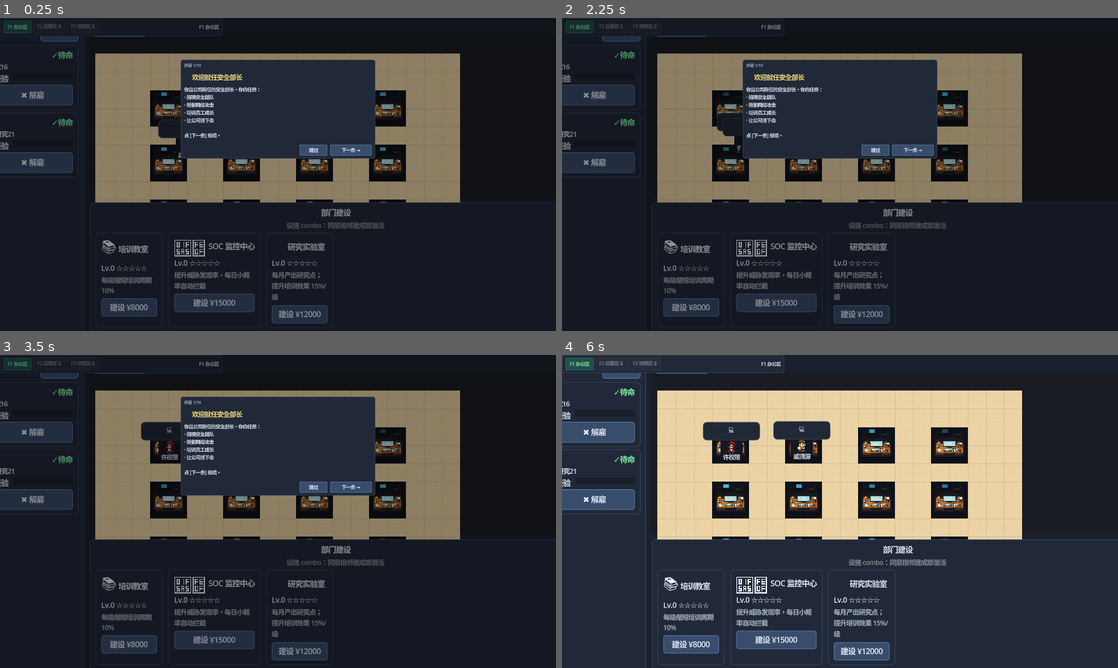
Above: before the commit, frames 1-4 (two rows, left to right).
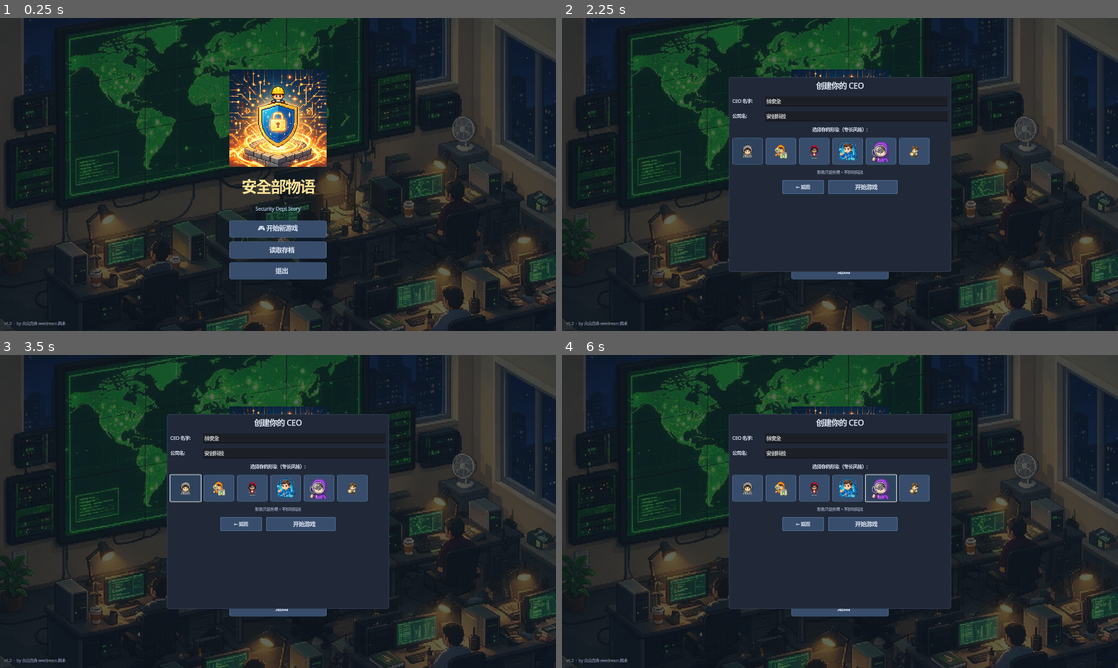
Above: after the commit, the same moments.

Repository: ShokouP/Game-network-safety-monogatari
Game: Godot game, scene res://scenes/main_menu.tscn
Same seed, same stepped clock (60 frames per second), same inputs: the game is played once before the commit and once after it. Before the commit the project starts from res://scenes/main.tscn.
Inputs (mouse positions are in pixels of both pictures, inside the frame that each line leads up to):
- Up to frame 1 (0.25 s): no input
- Up to frame 2 (2.25 s): click (840, 249) at 0.5 s, where only the run after the commit has a clickable "📂 读取存档"; click (840, 249) at 1.25 s, where only the run after the commit has a clickable "← 返回"; click (840, 227) at 2 s, where only the run after the commit has a clickable "🎮 开始新游戏"
- Up to frame 3 (3.5 s): click (183, 489) at 2.77 s
- Up to frame 4 (6 s): click (778, 489) at 3.52 s; click (812, 489) at 4.27 s; click (845, 489) at 5.02 s; click (878, 489) at 5.77 s

The runs differ from the first frame. In frame 1, 55% of the frame differs, in the area x 0-100%, y 0-100%; in frame 2, 49%; in frame 3, 49%; in frame 4, 61%.

Commit message:
feat: 开始页 + CEO 自定义 + 头像透明化
- 新场景 main_menu.tscn：logo + 新游戏/读取存档/退出三按钮，菜单背景图
- CEO 创建面板：自定义名字/公司名/6 种形象（透明头像）
- 存档选择面板：3 槽 + 自动槽，显示日期/资金/声誉/员工数
- GameState 增加 ceo_name/ceo_avatar_id/company_name 字段并序列化
- 主场景 TopBar 显示 CEO 名 + 公司名
- 头像透明化：remove_black_border.py 用 flood fill 从边缘识别背景色并转透明
- 所有头像引用改为 _transparent.png（保留人物内部深色）

Diff:
--- a/project.godot
+++ b/project.godot
@@ -12,7 +12,7 @@
 
 config/name="安全部物语 SecurityDeptStory"
 config/description="企业安全部门模拟经营游戏 - 开罗风格"
-run/main_scene="res://scenes/main.tscn"
+run/main_scene="res://scenes/main_menu.tscn"
 config/features=PackedStringArray("4.3", "Forward Plus")
 config/icon="res://icon.svg"
 
--- a/scenes/main.tscn
+++ b/scenes/main.tscn
@@ -52,6 +52,13 @@
 texture_filter = 1
 expand_mode = 1
 stretch_mode = 5
+
+[node name="CEOLabel" type="Label" parent="RootMargin/RootVBox/TopBar/TopHBox"]
+unique_name_in_owner = true
+layout_mode = 2
+theme_override_colors/font_color = Color(1, 0.9, 0.6, 1)
+text = "👔 安全部长 @ 安创科技"
+vertical_alignment = 1
 
 [node name="FundsLabel" type="Label" parent="RootMargin/RootVBox/TopBar/TopHBox"]
 unique_name_in_owner = true
--- /dev/null
+++ b/scenes/main_menu.tscn
@@ -0,0 +1,237 @@
+[gd_scene load_steps=2 format=3 uid="uid://main_menu"]
+
+[ext_resource type="Script" path="res://scripts/main_menu.gd" id="1"]
+
+[node name="MainMenu" type="Control"]
+layout_mode = 3
+anchors_preset = 15
+anchor_right = 1.0
+anchor_bottom = 1.0
+grow_horizontal = 2
+grow_vertical = 2
+script = ExtResource("1")
+
+[node name="BgRect" type="TextureRect" parent="."]
+unique_name_in_owner = true
+layout_mode = 1
+anchors_preset = 15
+anchor_right = 1.0
+anchor_bottom = 1.0
+expand_mode = 1
+stretch_mode = 6
+
+[node name="BgTint" type="ColorRect" parent="."]
+layout_mode = 1
+anchors_preset = 15
+anchor_right = 1.0
+anchor_bottom = 1.0
+color = Color(0.05, 0.08, 0.12, 0.65)
+
+[node name="Center" type="CenterContainer" parent="."]
+layout_mode = 1
+anchors_preset = 15
+anchor_right = 1.0
+anchor_bottom = 1.0
+
+[node name="MainVBox" type="VBoxContainer" parent="Center"]
+layout_mode = 2
+theme_override_constants/separation = 24
+
+[node name="LogoRect" type="TextureRect" parent="Center/MainVBox"]
+unique_name_in_owner = true
+custom_minimum_size = Vector2(280, 280)
+layout_mode = 2
+size_flags_horizontal = 4
+expand_mode = 1
+stretch_mode = 5
+
+[node name="TitleLabel" type="Label" parent="Center/MainVBox"]
+layout_mode = 2
+theme_override_font_sizes/font_size = 42
+theme_override_colors/font_color = Color(1, 0.9, 0.6, 1)
+text = "安全部物语"
+horizontal_alignment = 1
+
+[node name="SubtitleLabel" type="Label" parent="Center/MainVBox"]
+layout_mode = 2
+theme_override_font_sizes/font_size = 14
+theme_override_colors/font_color = Color(0.7, 0.8, 0.9, 1)
+text = "Security Dept Story"
+horizontal_alignment = 1
+
+[node name="BtnVBox" type="VBoxContainer" parent="Center/MainVBox"]
+layout_mode = 2
+theme_override_constants/separation = 12
+
+[node name="NewGameButton" type="Button" parent="Center/MainVBox/BtnVBox"]
+unique_name_in_owner = true
+custom_minimum_size = Vector2(280, 48)
+layout_mode = 2
+theme_override_font_sizes/font_size = 18
+text = "🎮 开始新游戏"
+
+[node name="LoadGameButton" type="Button" parent="Center/MainVBox/BtnVBox"]
+unique_name_in_owner = true
+custom_minimum_size = Vector2(280, 48)
+layout_mode = 2
+theme_override_font_sizes/font_size = 18
+text = "📂 读取存档"
+
+[node name="QuitButton" type="Button" parent="Center/MainVBox/BtnVBox"]
+unique_name_in_owner = true
+custom_minimum_size = Vector2(280, 48)
+layout_mode = 2
+theme_override_font_sizes/font_size = 18
+text = "🚪 退出"
+
+[node name="VersionLabel" type="Label" parent="."]
+unique_name_in_owner = true
+layout_mode = 1
+anchors_preset = 2
+anchor_top = 1.0
+anchor_bottom = 1.0
+offset_left = 12.0
+offset_top = -30.0
+offset_bottom = -8.0
+grow_vertical = 0
+theme_override_font_sizes/font_size = 11
+theme_override_colors/font_color = Color(0.5, 0.55, 0.65, 1)
+text = "v1.2  ·  by 火山方舟 seedream 美术"
+
+[node name="CEOCreatePanel" type="PanelContainer" parent="."]
+unique_name_in_owner = true
+visible = false
+layout_mode = 1
+anchors_preset = 8
+anchor_left = 0.5
+anchor_top = 0.5
+anchor_right = 0.5
+anchor_bottom = 0.5
+offset_left = -320.0
+offset_top = -280.0
+offset_right = 320.0
+offset_bottom = 280.0
+grow_horizontal = 2
+grow_vertical = 2
+
+[node name="CEOVBox" type="VBoxContainer" parent="CEOCreatePanel"]
+layout_mode = 2
+theme_override_constants/separation = 14
+
+[node name="CEOTitle" type="Label" parent="CEOCreatePanel/CEOVBox"]
+layout_mode = 2
+theme_override_font_sizes/font_size = 22
+text = "创建你的 CEO"
+horizontal_alignment = 1
+
+[node name="NameRow" type="HBoxContainer" parent="CEOCreatePanel/CEOVBox"]
+layout_mode = 2
+
+[node name="NameLabel" type="Label" parent="CEOCreatePanel/CEOVBox/NameRow"]
+custom_minimum_size = Vector2(90, 0)
+layout_mode = 2
+text = "CEO 名字:"
+vertical_alignment = 1
+
+[node name="CEONameInput" type="LineEdit" parent="CEOCreatePanel/CEOVBox/NameRow"]
+unique_name_in_owner = true
+layout_mode = 2
+size_flags_horizontal = 3
+placeholder_text = "例如：林安全"
+text = "林安全"
+
+[node name="CompanyRow" type="HBoxContainer" parent="CEOCreatePanel/CEOVBox"]
+layout_mode = 2
+
+[node name="CompanyLabel" type="Label" parent="CEOCreatePanel/CEOVBox/CompanyRow"]
+custom_minimum_size = Vector2(90, 0)
+layout_mode = 2
+text = "公司名:"
+vertical_alignment = 1
+
+[node name="CompanyNameInput" type="LineEdit" parent="CEOCreatePanel/CEOVBox/CompanyRow"]
+unique_name_in_owner = true
+layout_mode = 2
+size_flags_horizontal = 3
+placeholder_text = "例如：安创科技"
+text = "安创科技"
+
+[node name="AvatarLabel" type="Label" parent="CEOCreatePanel/CEOVBox"]
+layout_mode = 2
+text = "选择你的形象（专长风格）:"
+horizontal_alignment = 1
+
+[node name="AvatarGrid" type="GridContainer" parent="CEOCreatePanel/CEOVBox"]
+unique_name_in_owner = true
+layout_mode = 2
+columns = 6
+theme_override_constants/h_separation = 8
+theme_override_constants/v_separation = 8
+
+[node name="AvatarHint" type="Label" parent="CEOCreatePanel/CEOVBox"]
+layout_mode = 2
+theme_override_font_sizes/font_size = 11
+theme_override_colors/font_color = Color(0.6, 0.65, 0.75, 1)
+text = "形象只是外观，不影响玩法"
+horizontal_alignment = 1
+
+[node name="BtnRow" type="HBoxContainer" parent="CEOCreatePanel/CEOVBox"]
+layout_mode = 2
+theme_override_constants/separation = 12
+alignment = 1
+
+[node name="BackButton" type="Button" parent="CEOCreatePanel/CEOVBox/BtnRow"]
+unique_name_in_owner = true
+custom_minimum_size = Vector2(120, 40)
+layout_mode = 2
+text = "← 返回"
+
+[node name="StartButton" type="Button" parent="CEOCreatePanel/CEOVBox/BtnRow"]
+unique_name_in_owner = true
+custom_minimum_size = Vector2(200, 40)
+layout_mode = 2
+theme_override_font_sizes/font_size = 16
+text = "🚀 开始游戏"
+
+[node name="SaveListPanel" type="PanelContainer" parent="."]
+unique_name_in_owner = true
+visible = false
+layout_mode = 1
+anchors_preset = 8
+anchor_left = 0.5
+anchor_top = 0.5
+anchor_right = 0.5
+anchor_bottom = 0.5
+offset_left = -340.0
+offset_top = -240.0
+offset_right = 340.0
+offset_bottom = 240.0
+grow_horizontal = 2
+grow_vertical = 2
+
+[node name="SaveVBox" type="VBoxContainer" parent="SaveListPanel"]
+layout_mode = 2
+theme_override_constants/separation = 10
+
+[node name="SaveTitle" type="Label" parent="SaveListPanel/SaveVBox"]
+layout_mode = 2
+theme_override_font_sizes/font_size = 22
+text = "选择存档"
+horizontal_alignment = 1
+
+[node name="SaveScroll" type="ScrollContainer" parent="SaveListPanel/SaveVBox"]
+layout_mode = 2
+size_flags_vertical = 3
+
+[node name="SaveList" type="VBoxContainer" parent="SaveListPanel/SaveVBox/SaveScroll"]
+unique_name_in_owner = true
+layout_mode = 2
+size_flags_horizontal = 3
+theme_override_constants/separation = 6
+
+[node name="SaveBackButton" type="Button" parent="SaveListPanel/SaveVBox"]
+unique_name_in_owner = true
+custom_minimum_size = Vector2(120, 36)
+layout_mode = 2
+size_flags_horizontal = 4
+text = "← 返回"
--- a/scripts/core/game_state.gd
+++ b/scripts/core/game_state.gd
@@ -46,6 +46,11 @@
 # 破产保护状态
 var bankrupt_months_count: int = 0   # 连续低资金月数
 var has_used_emergency_loan: bool = false  # 是否已用过紧急贷款
+
+# CEO（玩家角色）
+var ceo_name: String = "安全部长"
+var ceo_avatar_id: int = 0  # 0-5 对应 6 个专长头像
+var company_name: String = "安创科技"
 
 var rng := RandomNumberGenerator.new()
 
@@ -290,6 +295,9 @@
 		"difficulty_modifier": difficulty_modifier,
 		"bankrupt_months_count": bankrupt_months_count,
 		"has_used_emergency_loan": has_used_emergency_loan,
+		"ceo_name": ceo_name,
+		"ceo_avatar_id": ceo_avatar_id,
+		"company_name": company_name,
 		"departments": departments.values().map(func(d): return d.to_dict()),
 	}
 
@@ -306,6 +314,9 @@
 	difficulty_modifier = d.get("difficulty_modifier", 1.0)
 	bankrupt_months_count = d.get("bankrupt_months_count", 0)
 	has_used_emergency_loan = d.get("has_used_emergency_loan", false)
+	ceo_name = d.get("ceo_name", "安全部长")
+	ceo_avatar_id = d.get("ceo_avatar_id", 0)
+	company_name = d.get("company_name", "安创科技")
 	departments.clear()
 	for dd in d.get("departments", []):
 		var dept := Department.from_dict(dd)
--- a/scripts/employee_row.gd
+++ b/scripts/employee_row.gd
@@ -34,7 +34,7 @@
 	return "general"
 
 func _refresh() -> void:
-	var tex_path := "res://assets/sprites/employees/%s_64.png" % _specialty_key()
+	var tex_path := "res://assets/sprites/employees/%s_64_transparent.png" % _specialty_key()
 	if ResourceLoader.exists(tex_path):
 		avatar_rect.texture = load(tex_path)
 	avatar_rect.modulate = emp.get_appearance_modulate()
--- a/scripts/main.gd
+++ b/scripts/main.gd
@@ -34,6 +34,7 @@
 @onready var budget_dialog: AcceptDialog = %BudgetDialog
 @onready var budget_vbox: VBoxContainer = %BudgetVBox
 @onready var tutorial_overlay: CanvasLayer = %TutorialOverlay
+@onready var ceo_label: Label = %CEOLabel
 @onready var save_slot_dialog: AcceptDialog = %SaveSlotDialog
 @onready var save_slot_list: VBoxContainer = %SaveSlotList
 @onready var choice_dialog: AcceptDialog = %ChoiceDialog
@@ -82,6 +83,9 @@
 	var logo_rect := get_node_or_null("RootMargin/RootVBox/TopBar/TopHBox/LogoRect")
 	if logo_rect and ResourceLoader.exists("res://assets/illustrations/game_logo.jpg"):
 		logo_rect.texture = load("res://assets/illustrations/game_logo.jpg")
+	# CEO 名 + 公司名
+	if ceo_label:
+		ceo_label.text = "👔 %s @ %s" % [GameState.ceo_name, GameState.company_name]
 
 	# 开局赠 2 名员工（如果无存档）
 	if EmployeeRoster.employees.is_empty():
@@ -263,7 +267,7 @@
 	avatar.texture_filter = CanvasItem.TEXTURE_FILTER_NEAREST
 	avatar.expand_mode = TextureRect.EXPAND_FIT_WIDTH_PROPORTIONAL
 	avatar.stretch_mode = TextureRect.STRETCH_KEEP_ASPECT_CENTERED
-	var tex_path := "res://assets/sprites/employees/%s_64.png" % _specialty_key_of(emp)
+	var tex_path := "res://assets/sprites/employees/%s_64_transparent.png" % _specialty_key_of(emp)
 	if ResourceLoader.exists(tex_path):
 		avatar.texture = load(tex_path)
 	head.add_child(avatar)
@@ -407,7 +411,7 @@
 		avatar.texture_filter = CanvasItem.TEXTURE_FILTER_NEAREST
 		avatar.expand_mode = TextureRect.EXPAND_FIT_WIDTH_PROPORTIONAL
 		avatar.stretch_mode = TextureRect.STRETCH_KEEP_ASPECT_CENTERED
-		var tex_path := "res://assets/sprites/employees/%s_64.png" % _specialty_key_of(emp)
+		var tex_path := "res://assets/sprites/employees/%s_64_transparent.png" % _specialty_key_of(emp)
 		if ResourceLoader.exists(tex_path):
 			avatar.texture = load(tex_path)
 		avatar.modulate = emp.get_appearance_modulate()
--- /dev/null
+++ b/scripts/main_menu.gd
@@ -0,0 +1,138 @@
+extends Control
+## 开始页主菜单：logo + 3 按钮（新游戏/读取存档/退出）
+
+@onready var new_game_btn: Button = %NewGameButton
+@onready var load_game_btn: Button = %LoadGameButton
+@onready var quit_btn: Button = %QuitButton
+@onready var logo_rect: TextureRect = %LogoRect
+@onready var bg_rect: TextureRect = %BgRect
+@onready var version_label: Label = %VersionLabel
+
+# CEO 创建子面板
+@onready var ceo_create_panel: PanelContainer = %CEOCreatePanel
+@onready var ceo_name_input: LineEdit = %CEONameInput
+@onready var company_name_input: LineEdit = %CompanyNameInput
+@onready var avatar_grid: GridContainer = %AvatarGrid
+@onready var start_btn: Button = %StartButton
+@onready var back_btn: Button = %BackButton
+
+# 存档选择子面板
+@onready var save_list_panel: PanelContainer = %SaveListPanel
+@onready var save_list: VBoxContainer = %SaveList
+@onready var save_back_btn: Button = %SaveBackButton
+
+var selected_avatar_id: int = 0
+const AVATAR_KEYS := ["general", "phishing", "malware", "network", "forensics", "compliance"]
+
+func _ready() -> void:
+	# 加载背景
+	if ResourceLoader.exists("res://assets/illustrations/menu_bg.jpg"):
+		bg_rect.texture = load("res://assets/illustrations/menu_bg.jpg")
+	if ResourceLoader.exists("res://assets/illustrations/game_logo.jpg"):
+		logo_rect.texture = load("res://assets/illustrations/game_logo.jpg")
+	new_game_btn.pressed.connect(_on_new_game)
+	load_game_btn.pressed.connect(_on_load_game)
+	quit_btn.pressed.connect(_on_quit)
+	start_btn.pressed.connect(_on_start_game)
+	back_btn.pressed.connect(_on_back)
+	save_back_btn.pressed.connect(_on_back)
+	_build_avatar_grid()
+	# 默认显示主按钮
+	ceo_create_panel.visible = false
+	save_list_panel.visible = false
+
+func _build_avatar_grid() -> void:
+	for c in avatar_grid.get_children():
+		c.queue_free()
+	for i in range(AVATAR_KEYS.size()):
+		var key: String = AVATAR_KEYS[i]
+		var btn := Button.new()
+		btn.custom_minimum_size = Vector2(72, 72)
+		var tex_path := "res://assets/sprites/employees/%s_64_transparent.png" % key
+		if ResourceLoader.exists(tex_path):
+			btn.icon = load(tex_path)
+		btn.toggle_mode = true
+		btn.pressed.connect(_on_avatar_selected.bind(i, btn))
+		avatar_grid.add_child(btn)
+		if i == 0:
+			btn.button_pressed = true
+
+func _on_avatar_selected(id: int, btn: Button) -> void:
+	selected_avatar_id = id
+	for c in avatar_grid.get_children():
+		if c is Button and c != btn:
+			c.button_pressed = false
+	btn.button_pressed = true
+
+func _on_new_game() -> void:
+	ceo_create_panel.visible = true
+	save_list_panel.visible = false
+
+func _on_load_game() -> void:
+	_build_save_list()
+	save_list_panel.visible = true
+	ceo_create_panel.visible = false
+
+func _on_back() -> void:
+	ceo_create_panel.visible = false
+	save_list_panel.visible = false
+
+func _build_save_list() -> void:
+	for c in save_list.get_children():
+		c.queue_free()
+	# 自动槽
+	_add_slot_row(SaveMgr.AUTO_SLOT, "自动存档")
+	for i in range(1, SaveMgr.SLOT_COUNT + 1):
+		_add_slot_row(i, "槽位 %d" % i)
+
+func _add_slot_row(slot: int, label: String) -> void:
+	var hbox := HBoxContainer.new()
+	var info := SaveMgr.get_slot_info(slot)
+	var lbl := Label.new()
+	lbl.size_flags_horizontal = Control.SIZE_EXPAND_FILL
+	if info.is_empty():
+		lbl.text = "%s  [空]" % label
+		lbl.modulate = Color(0.5, 0.5, 0.5)
+	else:
+		var ng_text := " (NG+%d)" % info["ng_plus_count"] if info["ng_plus_count"] > 0 else ""
+		lbl.text = "%s  第%d年%d月%d日  ¥%d  ⭐%d  👥%d%s" % [
+			label, info["year"], info["month"], info["day"],
+			info["funds"], info["reputation"], info["employee_count"], ng_text
+		]
+	hbox.add_child(lbl)
+	if not info.is_empty():
+		var load_btn := Button.new()
+		load_btn.text = "读取"
+		load_btn.custom_minimum_size = Vector2(80, 32)
+		load_btn.pressed.connect(_on_load_slot.bind(slot))
+		hbox.add_child(load_btn)
+	save_list.add_child(hbox)
+
+func _on_load_slot(slot: int) -> void:
+	if SaveMgr.load(slot) == OK:
+		_go_to_main()
+	else:
+		# 提示失败
+		pass
+
+func _on_start_game() -> void:
+	var ceo_name := ceo_name_input.text.strip_edges()
+	if ceo_name.is_empty():
+		ceo_name = "安全部长"
+	var company_name := company_name_input.text.strip_edges()
+	if company_name.is_empty():
+		company_name = "安创科技"
+	# 重置并设置 CEO
+	EmployeeRoster.reset()
+	IncidentQueue.reset()
+	GameState.reset_for_new_game()
+	GameState.ceo_name = ceo_name
+	GameState.company_name = company_name
+	GameState.ceo_avatar_id = selected_avatar_id
+	_go_to_main()
+
+func _go_to_main() -> void:
+	get_tree().change_scene_to_file("res://scenes/main.tscn")
+
+func _on_quit() -> void:
+	get_tree().quit()
--- a/scripts/office_employee.gd
+++ b/scripts/office_employee.gd
@@ -35,11 +35,11 @@
 func _on_ready() -> void:
 	name_label.text = emp.name.substr(0, 3)
 	# 加载专长头像 + 外貌变体色调
-	var texture_path := "res://assets/sprites/employees/%s_64.png" % _specialty_key()
+	var texture_path := "res://assets/sprites/employees/%s_64_transparent.png" % _specialty_key()
 	if ResourceLoader.exists(texture_path):
 		sprite.texture = load(texture_path)
 	else:
-		sprite.texture = load("res://assets/sprites/employees/general_64.png")
+		sprite.texture = load("res://assets/sprites/employees/general_64_transparent.png")
 	sprite.modulate = emp.get_appearance_modulate()
 	# 初始位置
 	position = office_view.get_desk_position(emp.desk_id)
Binary file added: assets/sprites/employees/compliance_64_transparent.png
Binary file added: assets/sprites/employees/forensics_64_transparent.png
Binary file added: assets/sprites/employees/general_64_transparent.png
Binary file added: assets/sprites/employees/malware_64_transparent.png
Binary file added: assets/sprites/employees/network_64_transparent.png
Binary file added: assets/sprites/employees/phishing_64_transparent.png
Not shown, added: tools/remove_black_border.py
